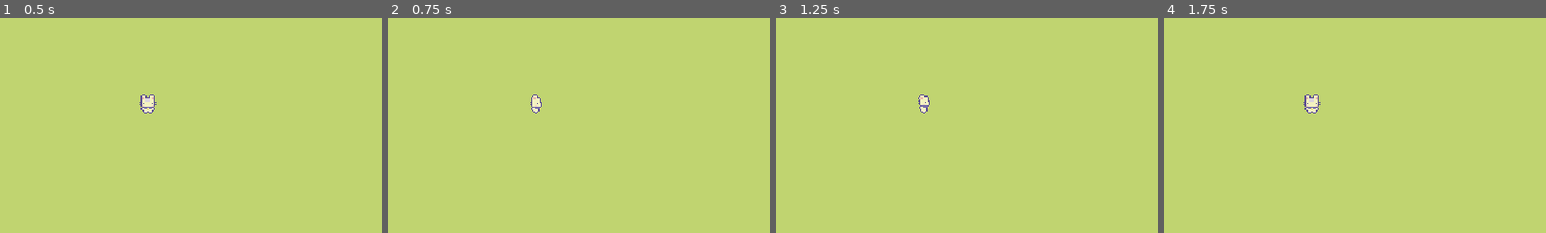
Above: before the commit, frames 1-4 (left to right).
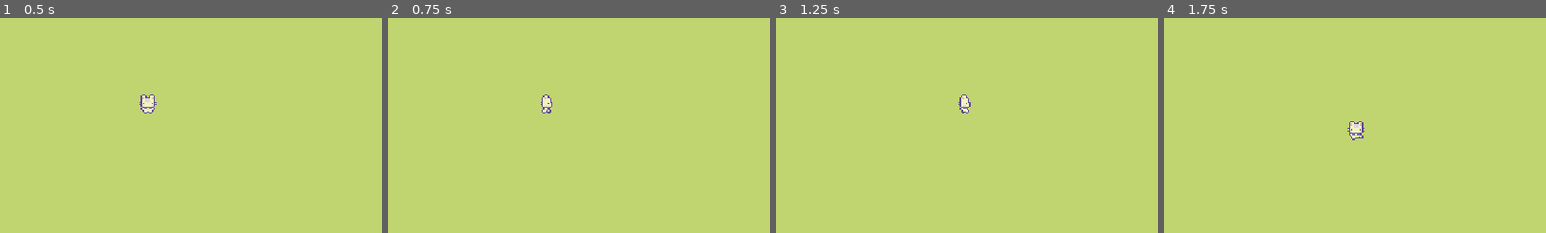
Above: after the commit, the same moments.

Repository: murayeeto/Tutorial-Game
Game: Godot game, scene res://Scenes/World/PlayertestScene.tscn
Same seed, same stepped clock (60 frames per second), same inputs: the game is played once before the commit and once after it.
Inputs:
- Up to frame 1 (0.5 s): no input
- Up to frame 2 (0.75 s): hold Right (walk_right) from 0.53 s (still down)
- Up to frame 3 (1.25 s): keep holding Right (walk_right)
- Up to frame 4 (1.75 s): release Right (walk_right) at 1.28 s; hold S (walk_down) from 1.28 s (still down)
The pictures show only the part of the screen within x 37-87%, y 33-83%; the shares and areas given below are measured in that part.

Frame 1 is identical in both runs. In frame 2, 0.4% of the frame differs, in the area x 37-43%, y 35-45%; in frame 3, 0.4%; in frame 4, 0.6%, in the area x 36-53%, y 35-57%.

Commit message:
movement and shit

Diff:
--- a/Scenes/Characters/idle_state.gd
+++ b/Scenes/Characters/idle_state.gd
@@ -1,40 +1,31 @@
 extends NodeState
 
-@export var player: CharacterBody2D
+@export var player: Player
 @export var animated_spirte_2d: AnimatedSprite2D
 
-var direction: Vector2
 
 func _on_process(_delta : float) -> void:
 	pass
 
 
 func _on_physics_process(_delta : float) -> void:
-	if Input.is_action_pressed("walk_left"):
-		print_debug("fucking stupid ass engine")
-		direction = Vector2.LEFT
-	elif Input.is_action_pressed("walk_right"):
-		direction = Vector2.RIGHT
-	elif Input.is_action_pressed("walk_up"):
-		direction = Vector2.UP
-	elif Input.is_action_pressed("walk_down"):
-		direction = Vector2.DOWN
-	else:
-		direction = Vector2.ZERO
 
-	if direction == Vector2.UP:
+	if player.player_direction == Vector2.UP:
 		animated_spirte_2d.play("Idle_back")
-	elif direction == Vector2.DOWN:
+	elif player.player_direction == Vector2.DOWN:
 		animated_spirte_2d.play("Idle_front")
-	elif direction == Vector2.LEFT:
+	elif player.player_direction == Vector2.LEFT:
 		animated_spirte_2d.play("Idle_left")
-	elif direction == Vector2.RIGHT:
+	elif player.player_direction == Vector2.RIGHT:
 		animated_spirte_2d.play("Idle_right")
 	else:
 		animated_spirte_2d.play("Idle_front")
 
 func _on_next_transitions() -> void:
-	pass
+	GameInputEvents.movement_input()
+
+	if GameInputEvents.is_movement_input():
+		transition.emit("Walk")
 
 
 func _on_enter() -> void:
@@ -42,4 +33,4 @@
 
 
 func _on_exit() -> void:
-	pass
+	animated_spirte_2d.stop
--- /dev/null
+++ b/Scenes/Characters/player.gd
@@ -0,0 +1,5 @@
+class_name Player
+extends CharacterBody2D
+
+
+var player_direction: Vector2
--- a/Scenes/Characters/player.tscn
+++ b/Scenes/Characters/player.tscn
@@ -1,9 +1,11 @@
-[gd_scene load_steps=47 format=3 uid="uid://d0gv3kirguj37"]
-
+[gd_scene load_steps=49 format=3 uid="uid://d0gv3kirguj37"]
+
+[ext_resource type="Script" uid="uid://ds5ifa3utewbl" path="res://Scenes/Characters/player.gd" id="1_khnq4"]
 [ext_resource type="Texture2D" uid="uid://yudefs1kkwao" path="res://Assets/Characters/Basic Charakter Actions.png" id="1_onrkg"]
 [ext_resource type="Texture2D" uid="uid://e8nrop5rft0j" path="res://Assets/Characters/Basic Charakter Spritesheet.png" id="2_i3pqv"]
 [ext_resource type="Script" uid="uid://de7ikbibdls2c" path="res://scripts/state_machine/node_state_machine.gd" id="3_gy20a"]
 [ext_resource type="Script" uid="uid://gkvelbigh3xw" path="res://Scenes/Characters/idle_state.gd" id="4_cqrjx"]
+[ext_resource type="Script" uid="uid://ce4sybcmcnh27" path="res://walk_state.gd" id="5_cqrjx"]
 
 [sub_resource type="AtlasTexture" id="AtlasTexture_hqtel"]
 atlas = ExtResource("1_onrkg")
@@ -392,6 +394,7 @@
 radius = 8.0
 
 [node name="Player" type="CharacterBody2D"]
+script = ExtResource("1_khnq4")
 
 [node name="AnimatedSprite2D" type="AnimatedSprite2D" parent="."]
 sprite_frames = SubResource("SpriteFrames_qwsg1")
@@ -409,3 +412,8 @@
 script = ExtResource("4_cqrjx")
 player = NodePath("../..")
 animated_spirte_2d = NodePath("../../AnimatedSprite2D")
+
+[node name="Walk" type="Node" parent="StateMachine" node_paths=PackedStringArray("player", "animated_sprite_2d")]
+script = ExtResource("5_cqrjx")
+player = NodePath("../..")
+animated_sprite_2d = NodePath("../../AnimatedSprite2D")
--- /dev/null
+++ b/scripts/game_input_events.gd
@@ -0,0 +1,22 @@
+class_name GameInputEvents
+
+static var direction: Vector2
+
+static func movement_input() -> Vector2:
+	if Input.is_action_pressed("walk_left"):
+		direction = Vector2.LEFT
+	elif Input.is_action_pressed("walk_right"):
+		direction = Vector2.RIGHT
+	elif Input.is_action_pressed("walk_up"):
+		direction = Vector2.UP
+	elif Input.is_action_pressed("walk_down"):
+		direction = Vector2.DOWN
+	else:
+		direction = Vector2.ZERO
+	return direction
+
+static func is_movement_input() -> bool:
+	if direction == Vector2.ZERO:
+		return false
+	else:
+		return true
--- /dev/null
+++ b/walk_state.gd
@@ -0,0 +1,41 @@
+extends NodeState
+
+@export var player: Player
+@export var animated_sprite_2d: AnimatedSprite2D
+@export var speed: int = 50
+
+func _on_process(_delta : float) -> void:
+	pass
+
+
+func _on_physics_process(_delta : float) -> void:
+	var direction: Vector2 = GameInputEvents.movement_input()
+
+	if direction == Vector2.UP:
+		animated_sprite_2d.play("Walking_back")
+	elif direction == Vector2.DOWN:
+		animated_sprite_2d.play("Walking_front")
+	elif direction == Vector2.LEFT:
+		animated_sprite_2d.play("Walking_left")
+	elif direction == Vector2.RIGHT:
+		animated_sprite_2d.play("Walking_right")
+
+	if direction != Vector2.ZERO:
+		player.player_direction = direction
+
+	player.velocity = direction * speed
+	player.move_and_slide()
+
+
+func _on_next_transitions() -> void:
+	if !GameInputEvents.is_movement_input():
+		transition.emit("Idle")
+
+
+
+func _on_enter() -> void:
+	pass
+
+
+func _on_exit() -> void:
+	animated_sprite_2d.stop
Not shown, added: Scenes/Characters/player.gd.uid
Not shown, added: scripts/game_input_events.gd.uid
Not shown, added: walk_state.gd.uid
